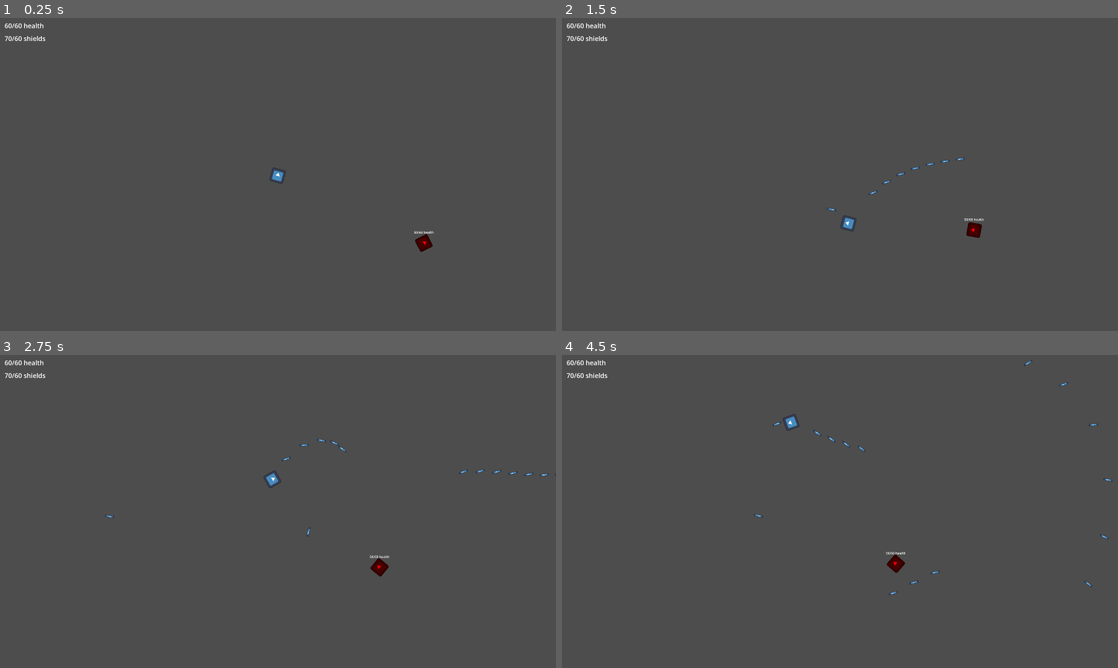
Above: before the commit, frames 1-4 (two rows, left to right).
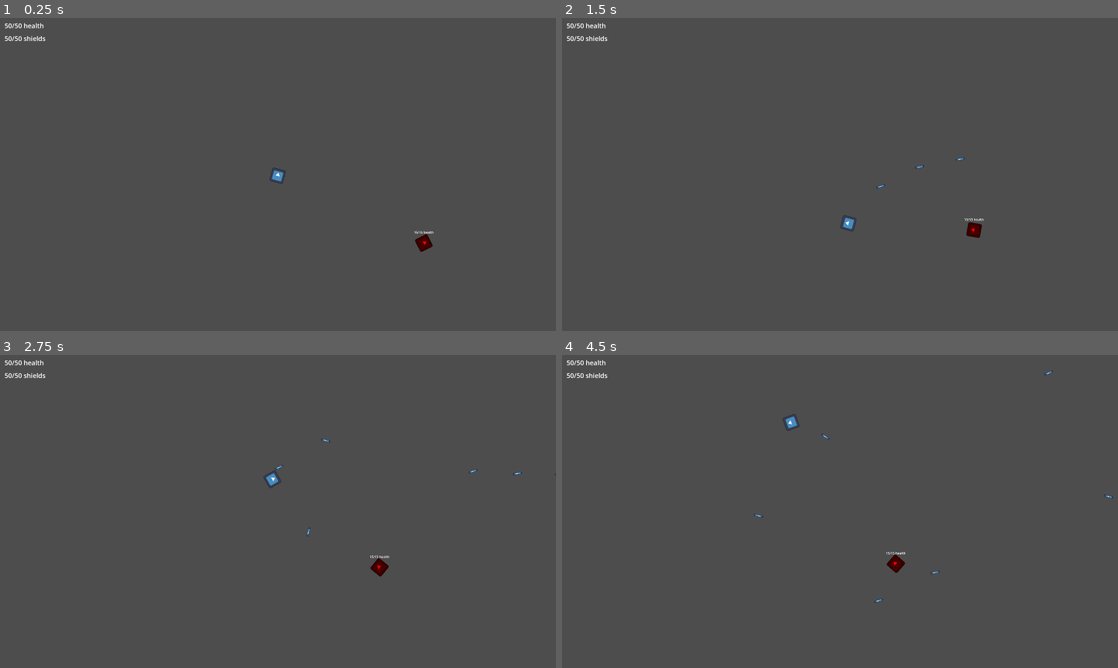
Above: after the commit, the same moments.

Repository: flappybird787/Nova-Pulse
Game: Godot game, scene res://scenes/test_scene.tscn
Two runs of this game, one before a commit and one after it. Both use one fixed random seed, a clock stepped at 60 frames per second and the inputs below. The engine's default icon, where the game draws it, is replaced by a stand-in: a white triangle on a blue panel in a dark square.
Inputs (mouse positions are in pixels of both pictures, inside the frame that each line leads up to):
- Up to frame 1 (0.25 s): no input
- Up to frame 2 (1.5 s): tap Enter at 0.5 s; move the mouse to (962, 158) at 0.52 s; hold D (move_right) 0.53-1.28 s; hold F (primary_attack) 0.53-1.28 s; move the mouse to (728, 190) at 1.27 s; hold A (move_left) from 1.28 s (still down); tap F (primary_attack) at 1.35 s
- Up to frame 3 (2.75 s): move the mouse to (333, 442) at 2.02 s; release A (move_left) at 2.03 s; hold D (move_right) from 2.03 s (still down); hold F (primary_attack) from 2.03 s (still down)
- Up to frame 4 (4.5 s): move the mouse to (812, 574) at 2.77 s; release D (move_right) at 2.78 s; release F (primary_attack) at 2.78 s; hold W (move_up) 2.78-3.53 s; tap F (primary_attack) at 2.85, 4.35 s; move the mouse to (1006, 558) at 3.52 s; hold F (primary_attack) 3.53-4.28 s; hold A (move_left) from 3.53 s (still down); move the mouse to (673, 464) at 4.27 s

The runs differ from the first frame. In frame 1, less than 0.1% of the frame differs, in the area x 0-76%, y 1-69%; in frame 2, less than 0.1%; in frame 3, 0.1%; in frame 4, 0.2%, in the area x 0-100%, y 1-80%.

Commit message:
added an event bus, added xp particles that get emmited on death of enemy and move towards the player once in range

Diff:
--- a/prefabs/enemy_ship_base.tscn
+++ b/prefabs/enemy_ship_base.tscn
@@ -36,10 +36,8 @@
 [node name="CollisionShape2D" type="CollisionShape2D" parent="." unique_id=594214138]
 shape = SubResource("RectangleShape2D_l0son")
 
-[node name="ShipDataComponent" type="Node" parent="." unique_id=327887610]
-script = ExtResource("2_lxkpm")
-ship_speed = 300.0
-ship_agility = 2
+[node name="AttackPoint" type="Marker2D" parent="." unique_id=2082869617]
+rotation = -1.5707964
 
 [node name="PlayerHealthLabelPivot" type="Control" parent="." unique_id=1286020171]
 layout_mode = 3
@@ -62,6 +60,13 @@
 text = "test"
 horizontal_alignment = 1
 
+[node name="CanvasLayer" type="CanvasLayer" parent="." unique_id=1717269673]
+
+[node name="ShipDataComponent" type="Node" parent="." unique_id=327887610]
+script = ExtResource("2_lxkpm")
+ship_speed = 300.0
+ship_agility = 2
+
 [node name="MapEdgeOverflowComponent" type="Node" parent="." unique_id=1781027639 node_paths=PackedStringArray("ship_body")]
 script = ExtResource("3_i12am")
 ship_body = NodePath("..")
@@ -78,6 +83,30 @@
 state_machine_manager = NodePath("..")
 state_name = "ATTACKING"
 metadata/_custom_type_script = "uid://bmemjl566ltus"
+
+[node name="HealthComponent" type="Node" parent="." unique_id=1245034984 node_paths=PackedStringArray("shield_label", "health_label", "health_label_pivot")]
+script = ExtResource("6_l0son")
+health = 15
+max_health = 15
+shield_label = NodePath("")
+health_label = NodePath("../PlayerHealthLabelPivot/PlayerHealthLabel")
+health_label_pivot = NodePath("../PlayerHealthLabelPivot")
+handle_label_transforms = true
+
+[node name="DeathComponent" type="Node" parent="." unique_id=3514482 node_paths=PackedStringArray("health_component", "root")]
+script = ExtResource("8_sy2du")
+health_component = NodePath("../HealthComponent")
+root = NodePath("..")
+
+[node name="AttackInstantiatorComponent" type="Node" parent="." unique_id=940520612 node_paths=PackedStringArray("attack_point", "physics_body")]
+script = ExtResource("9_b8mar")
+attack_point = NodePath("../AttackPoint")
+physics_body = NodePath("..")
+type = "ENEMY"
+attack_type = "BLASTER"
+speed = 1200
+damage = 4
+metadata/_custom_type_script = "uid://cbagpr7b1t6bb"
 
 [node name="MapEdgeOverflowAreaX" type="Area2D" parent="." unique_id=1658422668]
 collision_layer = 0
@@ -102,22 +131,6 @@
 [node name="CollisionShape2D" type="CollisionShape2D" parent="AttackRange" unique_id=1523542974]
 shape = SubResource("CircleShape2D_i12am")
 
-[node name="CanvasLayer" type="CanvasLayer" parent="." unique_id=1717269673]
-
-[node name="HealthComponent" type="Node" parent="." unique_id=1245034984 node_paths=PackedStringArray("shield_label", "health_label", "health_label_pivot")]
-script = ExtResource("6_l0son")
-health = 50
-max_health = 60
-shield_label = NodePath("")
-health_label = NodePath("../PlayerHealthLabelPivot/PlayerHealthLabel")
-health_label_pivot = NodePath("../PlayerHealthLabelPivot")
-handle_label_transforms = true
-
-[node name="DeathComponent" type="Node" parent="." unique_id=3514482 node_paths=PackedStringArray("health_component", "root")]
-script = ExtResource("8_sy2du")
-health_component = NodePath("../HealthComponent")
-root = NodePath("..")
-
 [node name="FireRange" type="Area2D" parent="." unique_id=1223002913]
 collision_layer = 0
 collision_mask = 64
@@ -126,19 +139,6 @@
 position = Vector2(455, 0)
 rotation = -1.5707964
 shape = SubResource("RectangleShape2D_5pmvo")
-
-[node name="AttackInstantiatorComponent" type="Node" parent="." unique_id=940520612 node_paths=PackedStringArray("attack_point", "physics_body")]
-script = ExtResource("9_b8mar")
-attack_point = NodePath("../AttackPoint")
-physics_body = NodePath("..")
-type = "ENEMY"
-attack_type = "BLASTER"
-speed = 1200
-damage = 4
-metadata/_custom_type_script = "uid://cbagpr7b1t6bb"
-
-[node name="AttackPoint" type="Marker2D" parent="." unique_id=2082869617]
-rotation = -1.5707964
 
 [node name="WeaponCooldownTimer" type="Timer" parent="." unique_id=1184776392]
 wait_time = 0.5
--- a/prefabs/player_ship.tscn
+++ b/prefabs/player_ship.tscn
@@ -15,7 +15,7 @@
 size = Vector2(127, 128)
 
 [node name="PlayerShip" type="CharacterBody2D" unique_id=1089880255 node_paths=PackedStringArray("health_component")]
-collision_layer = 70
+collision_layer = 198
 collision_mask = 6
 script = ExtResource("1_yfrvl")
 health_component = NodePath("HealthComponent")
@@ -45,10 +45,10 @@
 
 [node name="HealthComponent" type="Node" parent="." unique_id=2028290838 node_paths=PackedStringArray("shield_label", "health_label")]
 script = ExtResource("5_fto5i")
-health = 60
-max_health = 60
-shields = 70
-max_shields = 60
+health = 50
+max_health = 50
+shields = 50
+max_shields = 50
 shield_label = NodePath("../CanvasLayer/PlayerShieldLabel")
 health_label = NodePath("../CanvasLayer/PlayerHealthLabel")
 
@@ -109,9 +109,14 @@
 rotation = -1.5707964
 
 [node name="PrimaryWeaponCooldownTimer" type="Timer" parent="." unique_id=1266770065]
-wait_time = 0.1
+wait_time = 0.3
 one_shot = true
+
+[node name="HealingTimer" type="Timer" parent="." unique_id=1471007299]
+wait_time = 0.7
+autostart = true
 
 [connection signal="area_entered" from="MapEdgeOverflowAreaX" to="MapEdgeOverflowComponent" method="on_map_edge_overlap_x"]
 [connection signal="area_entered" from="MapEdgeOverflowAreaY" to="MapEdgeOverflowComponent" method="on_map_edge_overlap_y"]
 [connection signal="timeout" from="PrimaryWeaponCooldownTimer" to="PlayerShipControllerComponent" method="_on_timer_timeout"]
+[connection signal="timeout" from="HealingTimer" to="HealthComponent" method="_on_healing_timer_timeout"]
--- /dev/null
+++ b/prefabs/xp_particle.tscn
@@ -0,0 +1,33 @@
+[gd_scene format=3 uid="uid://c1nb84jvjl2n0"]
+
+[ext_resource type="Script" uid="uid://dpd54iu7d4ykc" path="res://scripts/xp_particle.gd" id="1_7pphx"]
+[ext_resource type="Texture2D" uid="uid://biu7rr500qbyl" path="res://assets/icon.svg" id="1_8k5rf"]
+
+[sub_resource type="CircleShape2D" id="CircleShape2D_7pphx"]
+radius = 16.552946
+
+[sub_resource type="CircleShape2D" id="CircleShape2D_lne56"]
+radius = 468.0171
+
+[node name="XPParticle" type="CharacterBody2D" unique_id=1109999764]
+collision_layer = 0
+collision_mask = 128
+script = ExtResource("1_7pphx")
+
+[node name="CollisionShape2D" type="CollisionShape2D" parent="." unique_id=755748410]
+shape = SubResource("CircleShape2D_7pphx")
+
+[node name="Sprite2D" type="Sprite2D" parent="." unique_id=573375852]
+modulate = Color(0, 0, 1, 1)
+scale = Vector2(0.25, 0.25)
+texture = ExtResource("1_8k5rf")
+
+[node name="PlayerDetectionArea" type="Area2D" parent="." unique_id=2147268531]
+collision_layer = 0
+collision_mask = 128
+
+[node name="CollisionShape2D" type="CollisionShape2D" parent="PlayerDetectionArea" unique_id=1083739221]
+shape = SubResource("CircleShape2D_lne56")
+
+[connection signal="body_entered" from="PlayerDetectionArea" to="." method="_on_player_detection_area_body_entered"]
+[connection signal="body_exited" from="PlayerDetectionArea" to="." method="_on_player_detection_area_body_exited"]
--- a/project.godot
+++ b/project.godot
@@ -14,6 +14,10 @@
 run/main_scene="uid://ru0tp3sc0c7d"
 config/features=PackedStringArray("4.6", "GL Compatibility")
 config/icon="res://assets/icon.svg"
+
+[autoload]
+
+EventBus="*uid://c8v46lg8qoy60"
 
 [display]
 
@@ -60,6 +64,7 @@
 2d_physics/layer_5="map_edge_collisions_y"
 2d_physics/layer_6="player_to_enemy_detections"
 2d_physics/layer_7="enemy_to_player_detections"
+2d_physics/layer_8="xp_to_player_detections"
 
 [physics]
 
--- a/scenes/test_scene.tscn
+++ b/scenes/test_scene.tscn
@@ -2,6 +2,7 @@
 
 [ext_resource type="PackedScene" uid="uid://b070e13xnndif" path="res://prefabs/player_ship.tscn" id="2_j8ivh"]
 [ext_resource type="PackedScene" uid="uid://c73jwn315phf8" path="res://prefabs/enemy_ship_base.tscn" id="2_nd71p"]
+[ext_resource type="Script" uid="uid://ddsge25h4bww1" path="res://scripts/components/xp_component.gd" id="3_nd71p"]
 
 [sub_resource type="RectangleShape2D" id="RectangleShape2D_nd71p"]
 size = Vector2(4243, 9718)
@@ -43,3 +44,6 @@
 
 [node name="enemy_ship_base" parent="." unique_id=1776559298 instance=ExtResource("2_nd71p")]
 position = Vector2(1343, 631)
+
+[node name="XPComponent" type="Node" parent="." unique_id=381059157]
+script = ExtResource("3_nd71p")
--- a/scripts/components/death_component.gd
+++ b/scripts/components/death_component.gd
@@ -4,7 +4,9 @@
 @export var health_component : HealthComponent
 @export var root : Node
 
+@export var xp_component : XPComponent
 
 func _process(delta: float) -> void:
 	if health_component.health <= 0:
+		EventBus.drop_xp.emit(root.global_position, 5)
 		root.queue_free()
--- a/scripts/components/health_component.gd
+++ b/scripts/components/health_component.gd
@@ -30,6 +30,7 @@
 	if handle_label_transforms:
 		handle_label_gui()
 
+
 func deal_damage(amount: int):
 	for i in range(amount):
 		if max_shields != 0 and shields > 0:
@@ -39,5 +40,18 @@
 			health -= 1
 
 
+func heal(amount):
+	for i in range(amount):
+		if max_shields != 0 and shields > 0 and shields < max_shields:
+			shields += 1
+
+		elif health < max_health:
+			health += 1
+
+
 func handle_label_gui():
 	health_label_pivot.rotation = -get_parent().rotation
+
+
+func _on_healing_timer_timeout() -> void:
+	heal(1)
--- /dev/null
+++ b/scripts/components/xp_component.gd
@@ -0,0 +1,16 @@
+extends Node
+class_name XPComponent
+
+var xp : int
+
+@export var xp_particle  : PackedScene = load("res://prefabs/xp_particle.tscn")
+
+func _ready() -> void:
+	EventBus.drop_xp.connect(drop_xp)
+
+
+func drop_xp(xp_position: Vector2, xp_amount: int):
+	print("xp_dropped, pos: ", xp_position, " amount: ", xp_amount)
+	var x = xp_particle.instantiate()
+	add_child(x)
+	x.global_position = xp_position
--- /dev/null
+++ b/scripts/event_bus.gd
@@ -0,0 +1,3 @@
+extends Node
+
+signal drop_xp(xp_position: Vector2, xp_amount: int)
--- /dev/null
+++ b/scripts/xp_particle.gd
@@ -0,0 +1,20 @@
+extends CharacterBody2D
+class_name XPParticle
+
+@export var xp_amount : int
+
+var player_in_range = false
+var player
+
+
+func _physics_process(delta: float) -> void:
+	if player:
+		global_position = global_position.lerp(player.global_position, 1 * delta)
+
+	move_and_slide()
+	print(player, "xpx")
+
+
+func _on_player_detection_area_body_entered(body: Node2D) -> void:
+	player_in_range = true
+	player = body
Not shown, added: scripts/components/xp_component.gd.uid
Not shown, added: scripts/event_bus.gd.uid
Not shown, added: scripts/xp_particle.gd.uid
